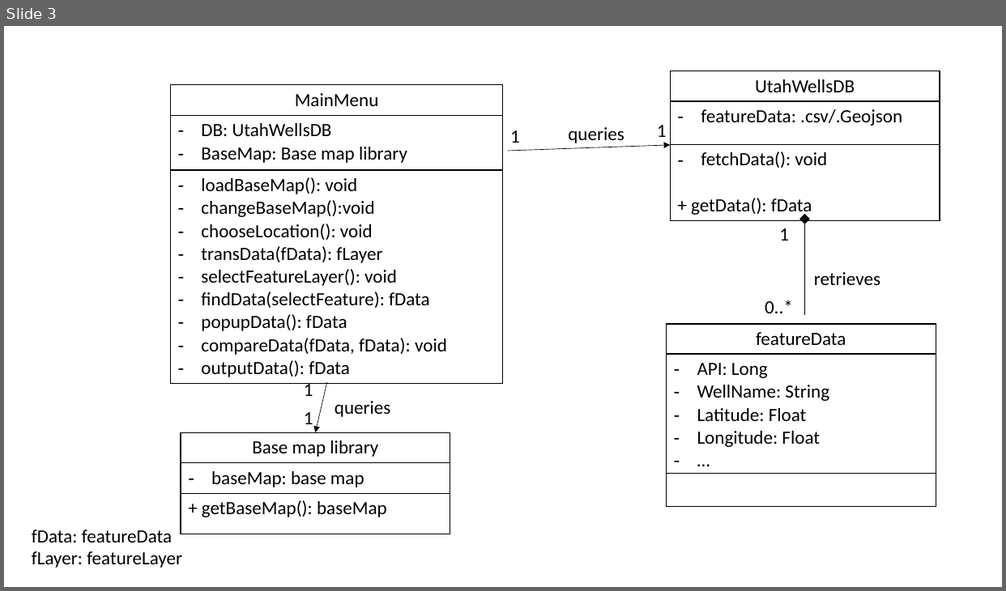
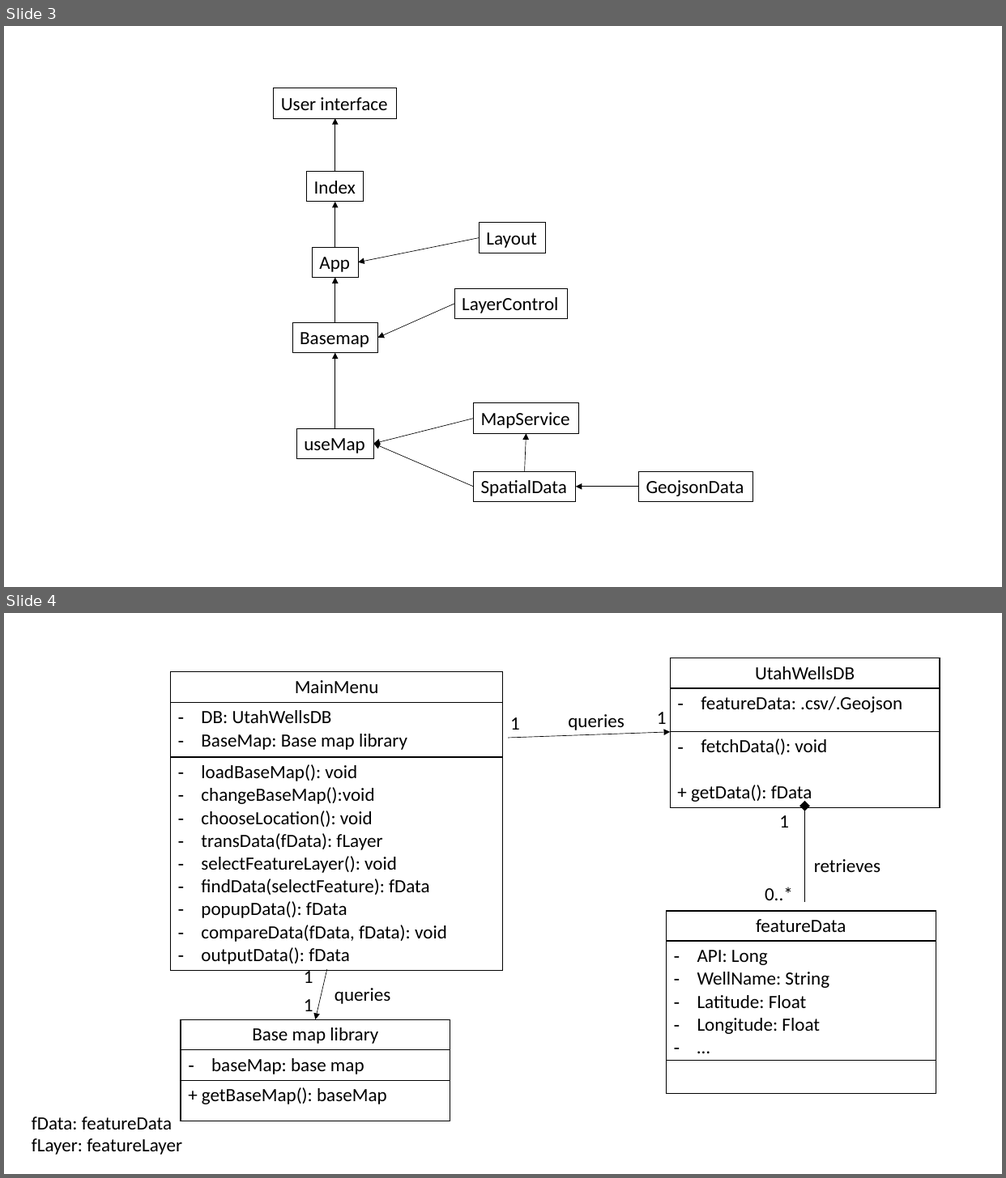
Before and after one commit to slclei/UTDB, a slide deck: UtDataBase/documents/design/DesignDiagram.pptx. Shown one above the other, each under a label of ours: slide 3 before the commit, slides 3 and 4 after it. The pictures are 1006x591 and 1006x1178 pixels, drawn with LibreOffice and Linux fonts; fonts in the diff are those of the drawing. Boxes give left, top, right and bottom in pixels: in the first picture for what was removed or moved away, otherwise in the second. Text is boxed around its words. In the diff, an @@ line names an element or a change of style, - is before the commit and + after.

Commit message:
Popup is added to one layer

```diff
--- a/UtDataBase/documents/design/DesignDiagram.pptx
+++ b/UtDataBase/documents/design/DesignDiagram.pptx
@@ slide 3 added at (4,26,1002,587), background #FFFFFF @@
@@ rectangle added at (274,88,396,118), outline #000000 0.75 pt, 18 pt, text #000000 @@
+User interface
@@ arrow added from (335, 171) to (335, 118), #000000 0.5 pt @@
@@ rectangle added at (306,171,364,201), outline #000000 0.75 pt, 18 pt, text #000000 @@
+Index
@@ arrow added from (335, 248) to (335, 202), #000000 0.5 pt @@
@@ arrow added from (479, 238) to (358, 263), #000000 0.5 pt @@
@@ rectangle added at (479,223,546,253), outline #000000 0.75 pt, 18 pt, text #000000 @@
+Layout
@@ rectangle added at (313,248,358,278), outline #000000 0.75 pt, 18 pt, text #000000 @@
+App
@@ arrow added from (335, 322) to (335, 278), #000000 0.5 pt @@
@@ rectangle added at (454,288,568,318), outline #000000 0.75 pt, 18 pt, text #000000 @@
+LayerControl
@@ arrow added from (454, 304) to (377, 338), #000000 0.5 pt @@
@@ rectangle added at (292,322,377,352), outline #000000 0.75 pt, 18 pt, text #000000 @@
+Basemap
@@ arrow added from (335, 429) to (335, 353), #000000 0.5 pt @@
@@ rectangle added at (473,403,579,433), outline #000000 0.75 pt, 18 pt, text #000000 @@
+MapService
@@ rectangle added at (296,429,374,459), outline #000000 0.75 pt, 18 pt, text #000000 @@
+useMap
@@ arrow added from (473, 419) to (374, 444), #000000 0.5 pt @@
@@ arrow added from (524, 472) to (526, 434), #000000 0.5 pt @@
@@ arrow added from (473, 487) to (374, 444), #000000 0.5 pt @@
@@ rectangle added at (473,472,576,501), outline #000000 0.75 pt, 18 pt, text #000000 @@
+SpatialData
@@ arrow added from (639, 487) to (576, 487), #000000 0.5 pt @@
@@ rectangle added at (639,472,752,501), outline #000000 0.75 pt, 18 pt, text #000000 @@
+GeojsonData
@@ what was slide 3 is now slide 4 @@
```
Also in this commit, not shown: 9 other files.
